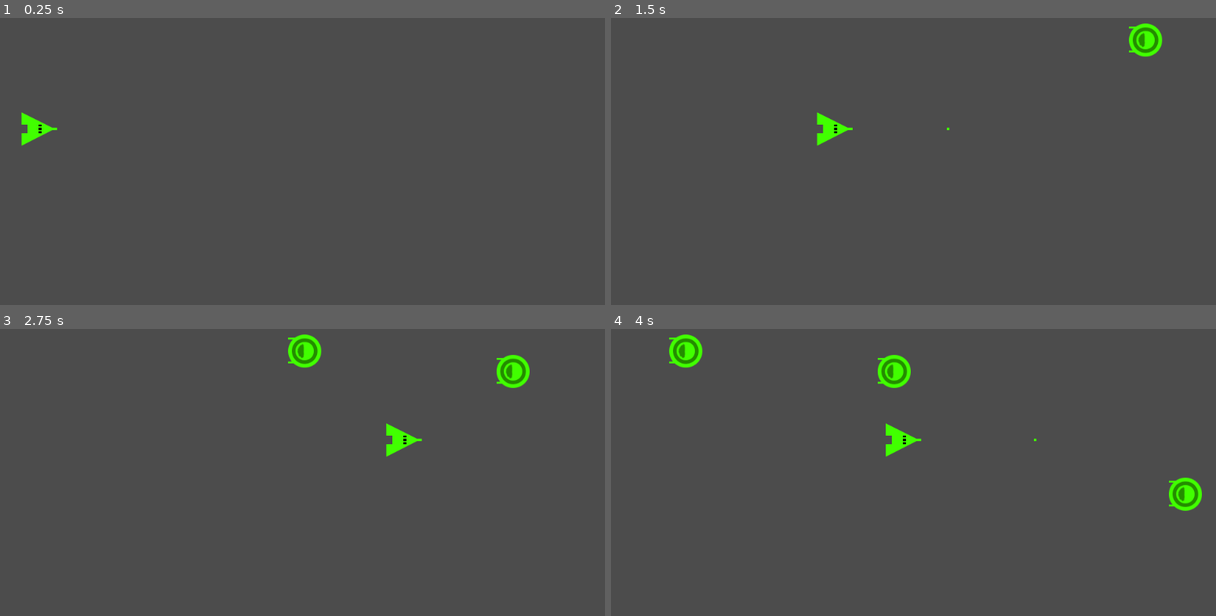
Above: before the commit, frames 1-4 (two rows, left to right).
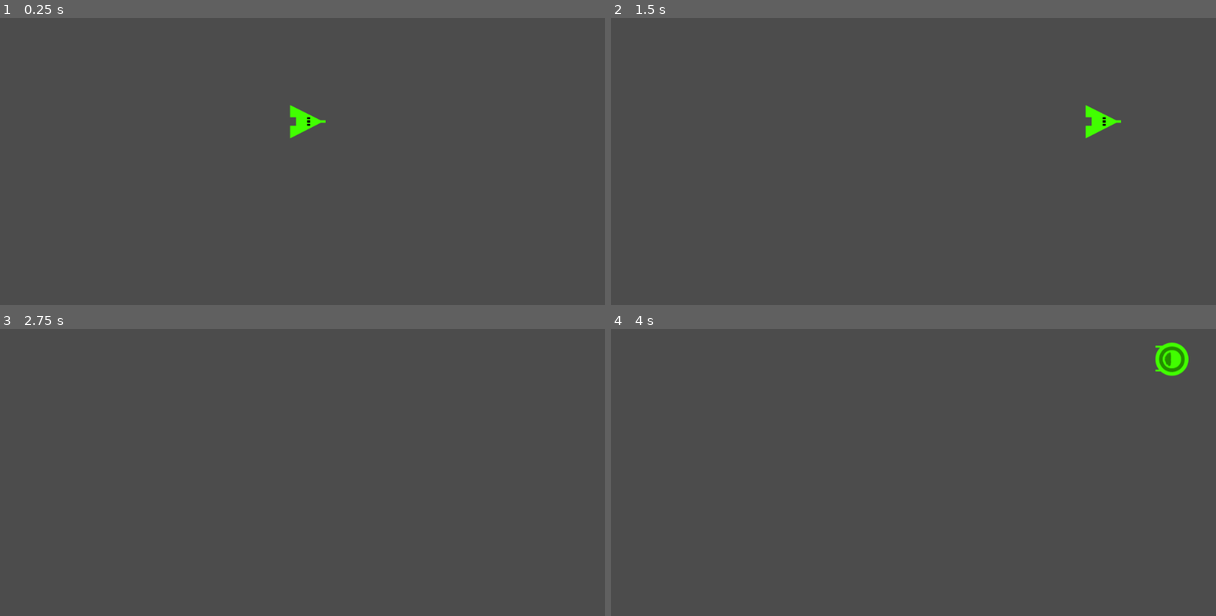
Above: after the commit, the same moments.

Repository: FreeDelete-Software/learn2shmup
Game: Godot game, scene res://levels/level0/level0.tscn
Same seed, same stepped clock (60 frames per second), same inputs: the game is played once before the commit and once after it. Before the commit the project starts from res://Stages/Stage0/Stage0.tscn.
Inputs (mouse positions are in pixels of both pictures, inside the frame that each line leads up to):
- Up to frame 1 (0.25 s): no input
- Up to frame 2 (1.5 s): tap Enter at 0.5 s; move the mouse to (1064, 104) at 0.52 s; hold Right (ui_right) 0.53-1.25 s; hold Shift 0.53-1.25 s; click (1064, 104) at 0.67 s; tap Space (ui_select) at 0.77 s; drag from (798, 138) to (895, 195) at 1.27 s
- Up to frame 3 (2.75 s): move the mouse to (375, 351) at 2.02 s; hold Right (ui_right) from 2.03 s (still down); tap Ctrl at 2.1 s
- Up to frame 4 (4 s): release Right (ui_right) at 2.75 s; drag from (895, 506) to (738, 377) at 2.77 s; move the mouse to (1113, 486) at 3.52 s; hold Left (ui_left) from 3.53 s (still down); tap Alt at 3.6 s; tap Space (ui_select) at 3.77 s

The runs differ from the first frame. In frame 1, 0.6% of the frame differs, in the area x 3-54%, y 30-45%; in frame 2, 1.2%; in frame 3, 1.4%; in frame 4, 2.4%, in the area x 9-98%, y 1-64%.

Commit message:
Revert "Implementing custom addon"

Diff:
--- a/Enemy/RngEnemySpawner.tscn
+++ /dev/null
@@ -1,15 +0,0 @@
-[gd_scene load_steps=4 format=2]
-
-[ext_resource path="res://addons/ShmupWorks/ShmupSpawner.gd" type="Script" id=1]
-[ext_resource path="res://Enemy/RngEnemySpawnTimer.gd" type="Script" id=2]
-[ext_resource path="res://Enemy/Enemy.tscn" type="PackedScene" id=3]
-
-[node name="RngEnemySpawner" type="Position2D"]
-script = ExtResource( 1 )
-spawnling_scene = ExtResource( 3 )
-
-[node name="RngEnemySpawnTimer" type="Timer" parent="."]
-autostart = true
-script = ExtResource( 2 )
-
-[connection signal="timeout" from="RngEnemySpawnTimer" to="RngEnemySpawnTimer" method="_on_timeout"]
--- a/Enemy/enemy.tscn
+++ b/Enemy/enemy.tscn
@@ -1,16 +1,16 @@
 [gd_scene load_steps=4 format=2]
 
-[ext_resource path="res://Art/Enemy.png" type="Texture" id=1]
-[ext_resource path="res://Enemy/Enemy.gd" type="Script" id=2]
+[ext_resource path="res://Enemy/enemy.gd" type="Script" id=1]
+[ext_resource path="res://art/enemy.png" type="Texture" id=2]
 
 [sub_resource type="RectangleShape2D" id=1]
 extents = Vector2( 27, 27 )
 
-[node name="Enemy" type="KinematicBody2D"]
-script = ExtResource( 2 )
+[node name="enemy" type="KinematicBody2D"]
+script = ExtResource( 1 )
 
 [node name="Sprite" type="Sprite" parent="."]
-texture = ExtResource( 1 )
+texture = ExtResource( 2 )
 
 [node name="CollisionShape2D" type="CollisionShape2D" parent="."]
 shape = SubResource( 1 )
--- /dev/null
+++ b/Enemy/random-spawner.gd
@@ -0,0 +1,6 @@
+extends "res://Enemy/spawner.gd"
+
+func spawn():
+	var spawnling = .spawn()
+
+	return spawnling
--- /dev/null
+++ b/Enemy/random-spawner.tscn
@@ -0,0 +1,14 @@
+[gd_scene load_steps=3 format=2]
+
+[ext_resource path="res://Enemy/spawner.gd" type="Script" id=1]
+[ext_resource path="res://Enemy/rspawn-timer.gd" type="Script" id=2]
+
+[node name="RandomSpawner" type="Position2D"]
+position = Vector2( 949, 264 )
+script = ExtResource( 1 )
+
+[node name="Timer" type="Timer" parent="."]
+autostart = true
+script = ExtResource( 2 )
+
+[connection signal="timeout" from="Timer" to="Timer" method="_on_timeout"]
--- a/Enemy/RngEnemySpawnTimer.gd
+++ b/Enemy/rspawn-timer.gd
@@ -1,10 +1,9 @@
 extends Timer
+
+
 
 export var min_wait_time = 1.0
 export var max_wait_time = 2.0
-
-onready var rspawner = get_parent()
-
 
 # Called when the node enters the scene tree for the first time.
 func _ready():
@@ -12,13 +11,12 @@
 	if autostart:
 		random_start()
 
-
 func random_start(time = rand_range(min_wait_time, max_wait_time)):
 	start(time)
 
-
 func _on_timeout() -> void:
+	var rspawner = get_parent()
+	rspawner.spawn()
 	rspawner.global_position.y = rand_range(100, 500)
-	rspawner.spawn()
 	if not one_shot:
 		random_start()
--- /dev/null
+++ b/Enemy/single-spawner.gd
@@ -0,0 +1,9 @@
+extends "res://Enemy/spawner.gd"
+
+
+
+
+# Called when the node enters the scene tree for the first time.
+func _ready():
+	self.spawnling_scene = load("res://Enemy/enemy.tscn")
+	.spawn()
--- a/addons/ShmupWorks/ShmupSpawner.gd
+++ b/Enemy/spawner.gd
@@ -1,5 +1,4 @@
 extends Position2D
-class_name ShmupSpawner, "res://icon.png"
 
 signal spawned(spawn)
 
--- /dev/null
+++ b/Enemy/spawner.tscn
@@ -0,0 +1,7 @@
+[gd_scene load_steps=2 format=2]
+
+[ext_resource path="res://Enemy/spawner.gd" type="Script" id=1]
+
+[node name="Spawner" type="Position2D"]
+position = Vector2( 949, 264 )
+script = ExtResource( 1 )
--- a/Stages/Stage0/Stage0.tscn
+++ /dev/null
@@ -1,16 +0,0 @@
-[gd_scene load_steps=4 format=2]
-
-[ext_resource path="res://Stages/Stage0/Stage0.gd" type="Script" id=1]
-[ext_resource path="res://Enemy/RngEnemySpawner.tscn" type="PackedScene" id=2]
-[ext_resource path="res://Player/Player.tscn" type="PackedScene" id=3]
-
-[node name="Stage0" type="Node2D"]
-script = ExtResource( 1 )
-
-[node name="Player" parent="." instance=ExtResource( 3 )]
-position = Vector2( 62, 312 )
-
-[node name="RngEnemySpawner" parent="." instance=ExtResource( 2 )]
-position = Vector2( 972, 141 )
-
-[connection signal="shoot" from="Player" to="." method="_on_Player_shoot"]
--- a/bullet/bullet.tscn
+++ b/bullet/bullet.tscn
@@ -1,16 +1,16 @@
 [gd_scene load_steps=4 format=2]
 
-[ext_resource path="res://Bullet/Bullet.gd" type="Script" id=1]
-[ext_resource path="res://Art/Bullet.png" type="Texture" id=2]
+[ext_resource path="res://art/bullet4x4.png" type="Texture" id=1]
+[ext_resource path="res://bullet/bullet.gd" type="Script" id=2]
 
 [sub_resource type="RectangleShape2D" id=1]
 extents = Vector2( 2, 2 )
 
 [node name="bullet" type="KinematicBody2D"]
-script = ExtResource( 1 )
+script = ExtResource( 2 )
 
 [node name="Sprite" type="Sprite" parent="."]
-texture = ExtResource( 2 )
+texture = ExtResource( 1 )
 
 [node name="CollisionShape2D" type="CollisionShape2D" parent="."]
 shape = SubResource( 1 )
--- a/Stages/Stage0/Stage0.gd
+++ b/levels/level0/level0.gd
@@ -1,4 +1,6 @@
 extends Node2D
+
+onready var _enemy = preload("res://Enemy/enemy.tscn")
 
 # Called when the node enters the scene tree for the first time.
 func _ready():
--- /dev/null
+++ b/levels/level0/level0.tscn
@@ -0,0 +1,18 @@
+[gd_scene load_steps=5 format=2]
+
+[ext_resource path="res://player/player.tscn" type="PackedScene" id=1]
+[ext_resource path="res://levels/level0/level0.gd" type="Script" id=2]
+[ext_resource path="res://Enemy/random-spawner.tscn" type="PackedScene" id=3]
+[ext_resource path="res://Enemy/enemy.tscn" type="PackedScene" id=4]
+
+[node name="Node2D" type="Node2D"]
+script = ExtResource( 2 )
+
+[node name="KinematicBody2D" parent="." instance=ExtResource( 1 )]
+position = Vector2( 500, 300 )
+
+[node name="RandomSpawner" parent="." instance=ExtResource( 3 )]
+position = Vector2( 950, 300 )
+spawnling_scene = ExtResource( 4 )
+
+[connection signal="shoot" from="KinematicBody2D" to="." method="_on_Player_shoot"]
--- a/player/player.gd
+++ b/player/player.gd
@@ -8,7 +8,7 @@
 
 var speed = 420
 
-var _bullet = preload("res://Bullet/Bullet.tscn")
+var _bullet = preload("res://bullet/bullet.tscn")
 
 # Called when the node enters the scene tree for the first time.
 func _ready():
--- a/player/player.tscn
+++ b/player/player.tscn
@@ -1,16 +1,16 @@
 [gd_scene load_steps=4 format=2]
 
-[ext_resource path="res://Player/Player.gd" type="Script" id=1]
-[ext_resource path="res://Art/Player.png" type="Texture" id=2]
+[ext_resource path="res://art/player.png" type="Texture" id=1]
+[ext_resource path="res://player/player.gd" type="Script" id=2]
 
 [sub_resource type="RectangleShape2D" id=1]
 extents = Vector2( 24.5, 22.5 )
 
 [node name="Player" type="KinematicBody2D"]
-script = ExtResource( 1 )
+script = ExtResource( 2 )
 
 [node name="Sprite" type="Sprite" parent="."]
-texture = ExtResource( 2 )
+texture = ExtResource( 1 )
 
 [node name="CollisionShape2D" type="CollisionShape2D" parent="."]
 position = Vector2( -2, 0 )
--- a/project.godot
+++ b/project.godot
@@ -18,27 +18,21 @@
 "class": "GutTest",
 "language": "GDScript",
 "path": "res://addons/gut/test.gd"
-}, {
-"base": "Position2D",
-"class": "ShmupSpawner",
-"language": "GDScript",
-"path": "res://addons/ShmupWorks/ShmupSpawner.gd"
 } ]
 _global_script_class_icons={
 "GutHookScript": "",
-"GutTest": "",
-"ShmupSpawner": "res://icon.png"
+"GutTest": ""
 }
 
 [application]
 
 config/name="learn2shmup"
-run/main_scene="res://Stages/Stage0/Stage0.tscn"
+run/main_scene="res://levels/level0/level0.tscn"
 config/icon="res://icon.png"
 
 [editor_plugins]
 
-enabled=PoolStringArray( "res://addons/ShmupWorks/plugin.cfg", "res://addons/gut/plugin.cfg" )
+enabled=PoolStringArray( "res://addons/gut/plugin.cfg" )
 
 [physics]
 
Not shown, removed: addons/ShmupWorks/ShmupWorks.gd
Not shown, removed: addons/ShmupWorks/plugin.cfg
Renamed: art/Bullet.png -> art/bullet4x4.png
